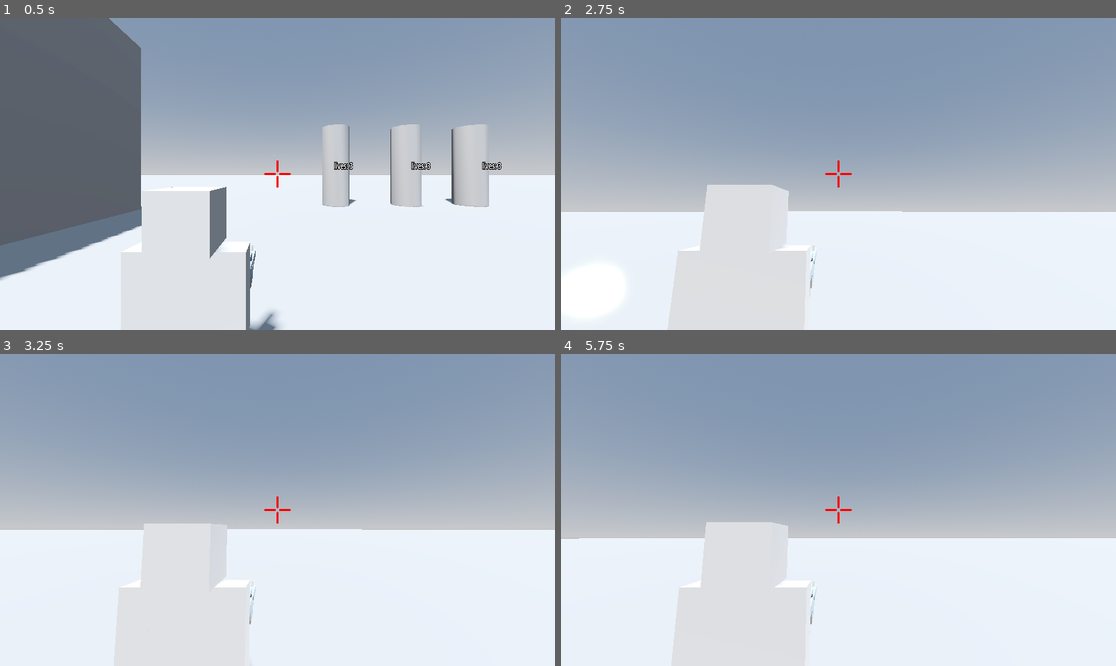
Above: before the commit, frames 1-4 (two rows, left to right).
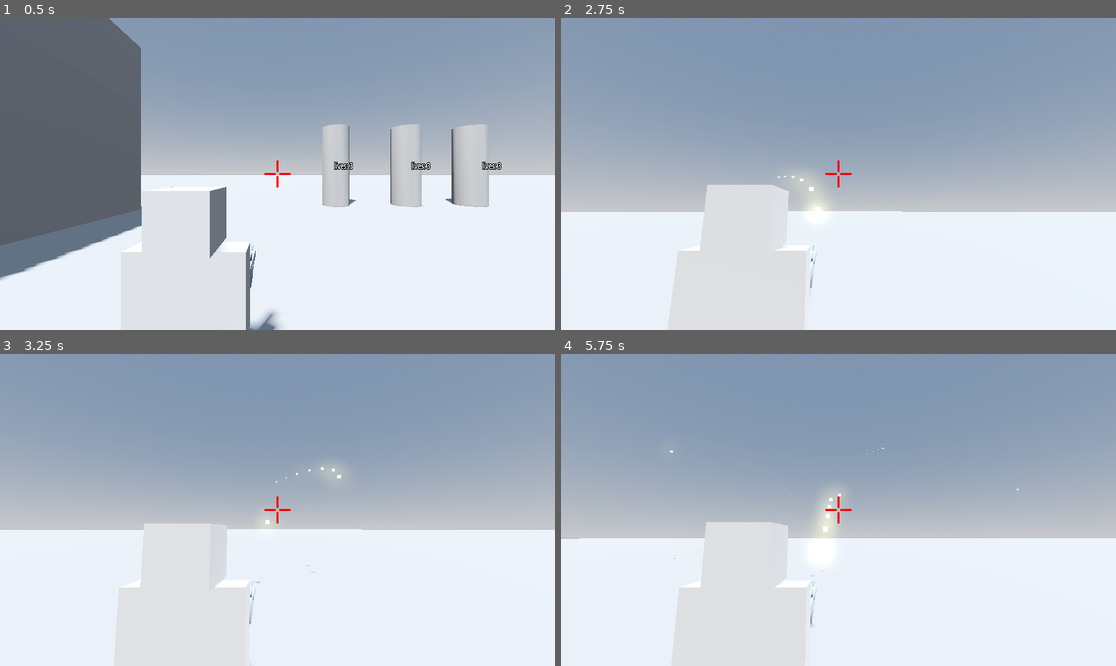
Above: after the commit, the same moments.

Repository: cheskya/ISCS3014-Project5
Game: Godot game, scene res://main.tscn
Two runs of this game, one before a commit and one after it. Both use one fixed random seed, a clock stepped at 60 frames per second and the inputs below.
Inputs (mouse positions are in pixels of both pictures, inside the frame that each line leads up to):
- Up to frame 1 (0.5 s): no input
- Up to frame 2 (2.75 s): tap Enter at 0.5 s; move the mouse to (960, 158) at 0.52 s; hold D (move_right) 0.53-1.28 s; hold Space (shoot) 0.53-1.28 s; move the mouse to (727, 189) at 1.27 s; hold S (move_back) 1.28-2.03 s; click (727, 189) at 1.35 s; tap Space (shoot) at 1.55 s; move the mouse to (849, 167) at 2.02 s; hold W (move_forward) from 2.03 s (still down); hold Space (shoot) from 2.03 s (still down)
- Up to frame 3 (3.25 s): keep holding W (move_forward); move the mouse to (271, 516) at 2.77 s; release Space (shoot) at 2.78 s; tap Space (shoot) at 2.85 s
- Up to frame 4 (5.75 s): keep holding W (move_forward); move the mouse to (877, 513) at 3.52 s; press the mouse at (877, 513) at 3.53 s; tap Space (shoot) at 3.8, 4.35 s; move the mouse to (794, 506) at 4.27 s; release the mouse at (794, 506) at 4.28 s; move the mouse to (844, 510) at 5.02 s; hold Space (shoot) from 5.03 s (still down)

Frame 1 is identical in both runs. In frame 2, 0.3% of the frame differs, in the area x 39-48%, y 50-62%; in frame 3, 0.1%; in frame 4, 0.4%, in the area x 19-83%, y 30-88%.

Commit message:
Fix bullet movement

Diff:
--- a/scenes/bullet/bullet.gd
+++ b/scenes/bullet/bullet.gd
@@ -1,27 +1,34 @@
 extends RigidBody3D
 
-@export var speed = 10.0
-@export var lifetime = 5.0
+@export var speed = 50.0
 @export var collisions = 0
 
 @onready var mesh = $MeshInstance3D
 @onready var ray = $RayCast3D
 @onready var particles = $GPUParticles3D
 
-var player
 var direction
+var is_moving = false
 
 func _physics_process(delta):
-	position += player * speed * delta
-	if ray.is_colliding():
-		collisions += 1
-		mesh.visible = false
-		particles.emitting = true
-		if (ray.get_collider().is_in_group("enemies")):
-			print("enemy")
-		else:
-			print("indestructible")
+	if is_moving:
+		position += direction * speed * delta
+		if ray.is_colliding():
+			collisions += 1
+			get_parent().remove_child(self)
+			queue_free()
+			mesh.visible = false
+			particles.emitting = true
+			if (ray.get_collider().is_in_group("enemies")):
+				print("enemy")
+			else:
+				print("indestructible")
+
+
+func start():
+	is_moving = true
 
 
 func _on_timer_timeout():
+	get_parent().remove_child(self)
 	queue_free()
--- a/scenes/bullet/bullet.tscn
+++ b/scenes/bullet/bullet.tscn
@@ -29,11 +29,8 @@
 [node name="Bullet" type="RigidBody3D"]
 collision_layer = 4
 collision_mask = 0
-mass = 0.001
 gravity_scale = 0.0
-continuous_cd = true
 script = ExtResource("1_b6w8w")
-speed = 20.0
 
 [node name="MeshInstance3D" type="MeshInstance3D" parent="."]
 transform = Transform3D(0.05, 0, 0, 0, -0.000326371, 0.0499989, 0, -0.0499989, -0.000326371, -0.0020827, 0, 0.000297904)
@@ -62,7 +59,7 @@
 draw_pass_1 = SubResource("BoxMesh_ax7xd")
 
 [node name="Timer" type="Timer" parent="."]
-wait_time = 10.0
+wait_time = 5.0
 one_shot = true
 autostart = true
 
--- a/scenes/player/player.gd
+++ b/scenes/player/player.gd
@@ -67,16 +67,17 @@
 
 	velocity = velocity.move_toward(move_direction * move_speed, acceleration * delta)
 	move_and_slide()
-	#print(_gun.global_position)
+	print(_camera.global_transform.basis.z)
 
 	if Input.is_action_pressed("shoot"):
 		if !is_shooting:
 			is_shooting = true
 			instance = bullet.instantiate()
 			get_parent().add_child(instance)
-			instance.player = global_transform.basis.z
+			instance.direction = _camera_pivot.global_transform.basis.z
 			instance.global_transform = _gun_raycast.global_transform
 			_gun_anim.play("shoot")
+			instance.start()
 			_shoot_timer.start()
 
 	if _cam_raycast.is_colliding():
@@ -87,4 +88,3 @@
 
 func _on_shoot_timer_timeout() -> void:
 	is_shooting = false
-	pass # Replace with function body.
--- a/scenes/player/player.tscn
+++ b/scenes/player/player.tscn
@@ -115,6 +115,6 @@
 shape = SubResource("CapsuleShape3D_6bw2b")
 
 [node name="ShootTimer" type="Timer" parent="."]
-wait_time = 0.5
+wait_time = 0.1
 
 [connection signal="timeout" from="ShootTimer" to="." method="_on_shoot_timer_timeout"]
